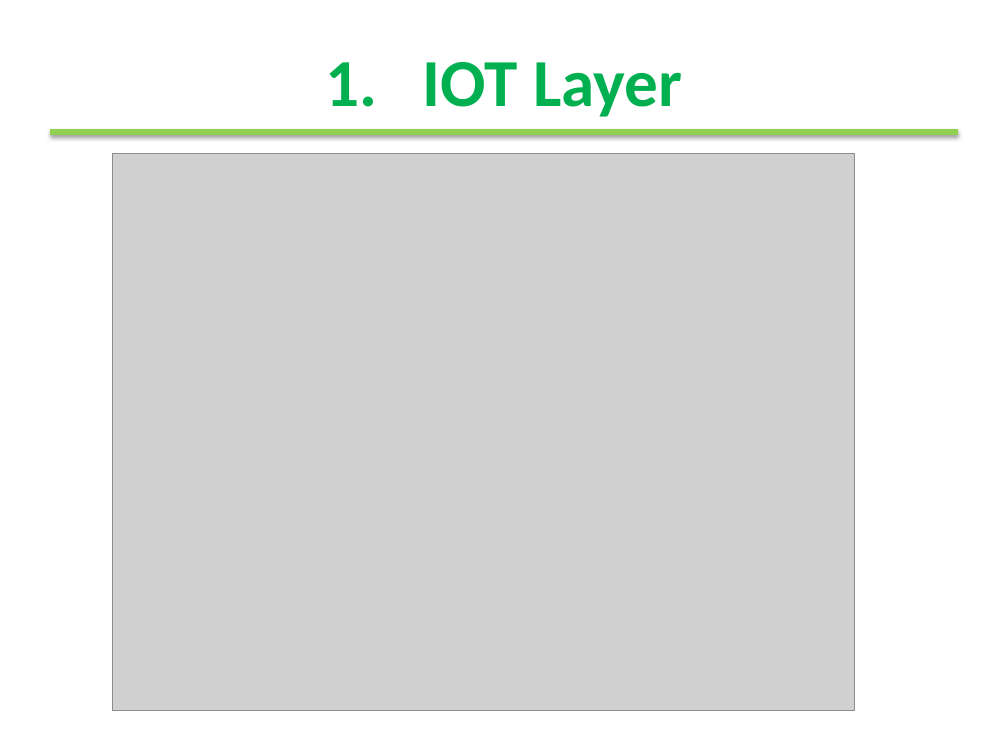
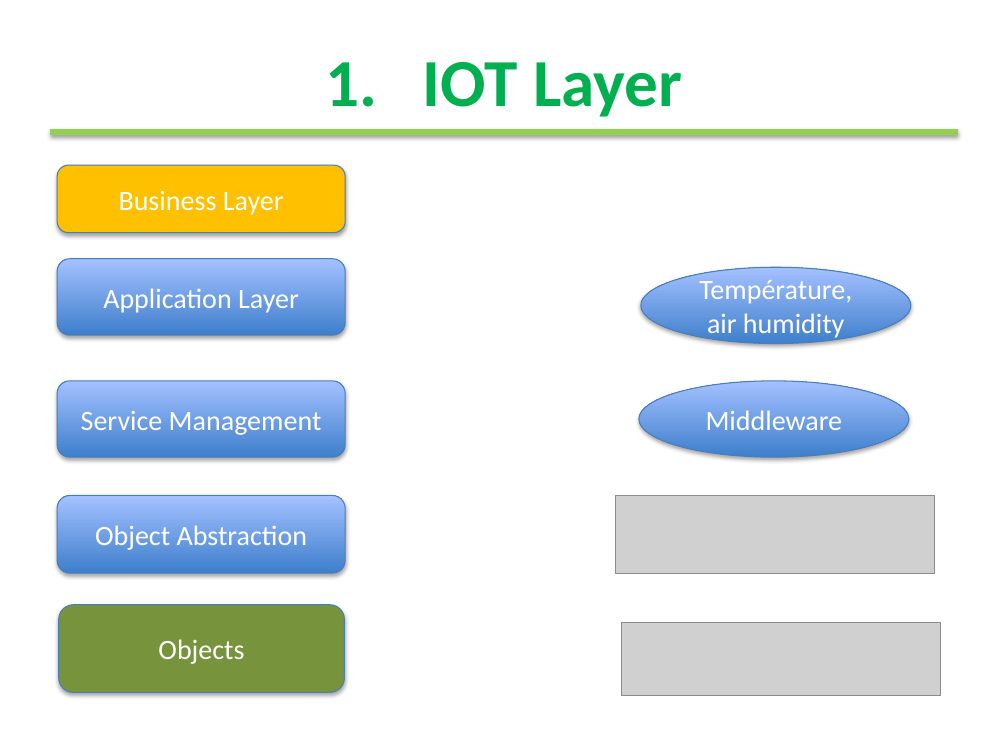
Before and after one commit to moussaamrani/IoTDSL, a slide deck: slide 3 of wiki/Talks/Presentation.pptx. Drawn at 1008x756 pixels with LibreOffice and Linux fonts; fonts in the diff are those of the drawing; grey boxes stand for pictures; background and template pictures are left out. Boxes give left, top, right and bottom in pixels: in the first picture for what was removed or moved away, otherwise in the second. Text is boxed around its words. In the diff, an @@ line names an element or a change of style, - is before the commit and + after.

```diff
--- a/wiki/Talks/Presentation.pptx
+++ b/wiki/Talks/Presentation.pptx
@@ rounded rectangle added at (x1=57, y1=165, x2=346, y2=233), fill #FFC000, outline #4B7EBC 0.75 pt, 20 pt, text #FFFFFF @@
+Business Layer
@@ picture removed at (x1=113, y1=153, x2=854, y2=711) @@
@@ rounded rectangle added at (x1=57, y1=259, x2=346, y2=336), fill gradient #3F80CE to #A4C4FF, outline #4B7EBC 0.75 pt, 20 pt, text #FFFFFF @@
+Application Layer
@@ ellipse added at (x1=641, y1=267, x2=911, y2=344), fill gradient #3F80CE to #A4C4FF, outline #4B7EBC 0.75 pt, 20 pt, text #FFFFFF @@
+Température, air humidity
@@ rounded rectangle added at (x1=57, y1=381, x2=346, y2=458), fill gradient #3F80CE to #A4C4FF, outline #4B7EBC 0.75 pt, 20 pt, text #FFFFFF @@
+Service Management
@@ ellipse added at (x1=639, y1=381, x2=909, y2=458), fill gradient #3F80CE to #A4C4FF, outline #4B7EBC 0.75 pt, 20 pt, text #FFFFFF @@
+Middleware
@@ rounded rectangle added at (x1=57, y1=496, x2=346, y2=574), fill gradient #3F80CE to #A4C4FF, outline #4B7EBC 0.75 pt, 20 pt, text #FFFFFF @@
+Object Abstraction
@@ picture added at (x1=616, y1=496, x2=934, y2=574) @@
@@ rounded rectangle added at (x1=58, y1=605, x2=344, y2=692), fill #77933C, outline #4B7EBC 0.75 pt, 20 pt, text #FFFFFF @@
+Objects
@@ picture added at (x1=622, y1=622, x2=940, y2=696) @@
```
